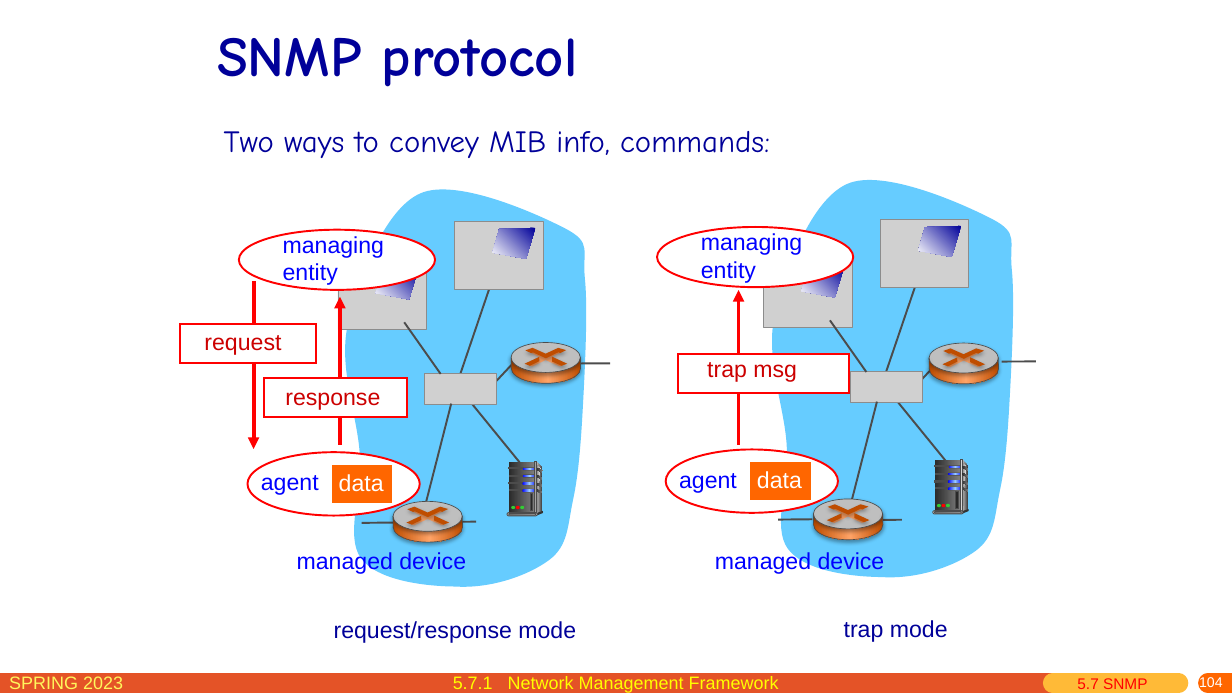
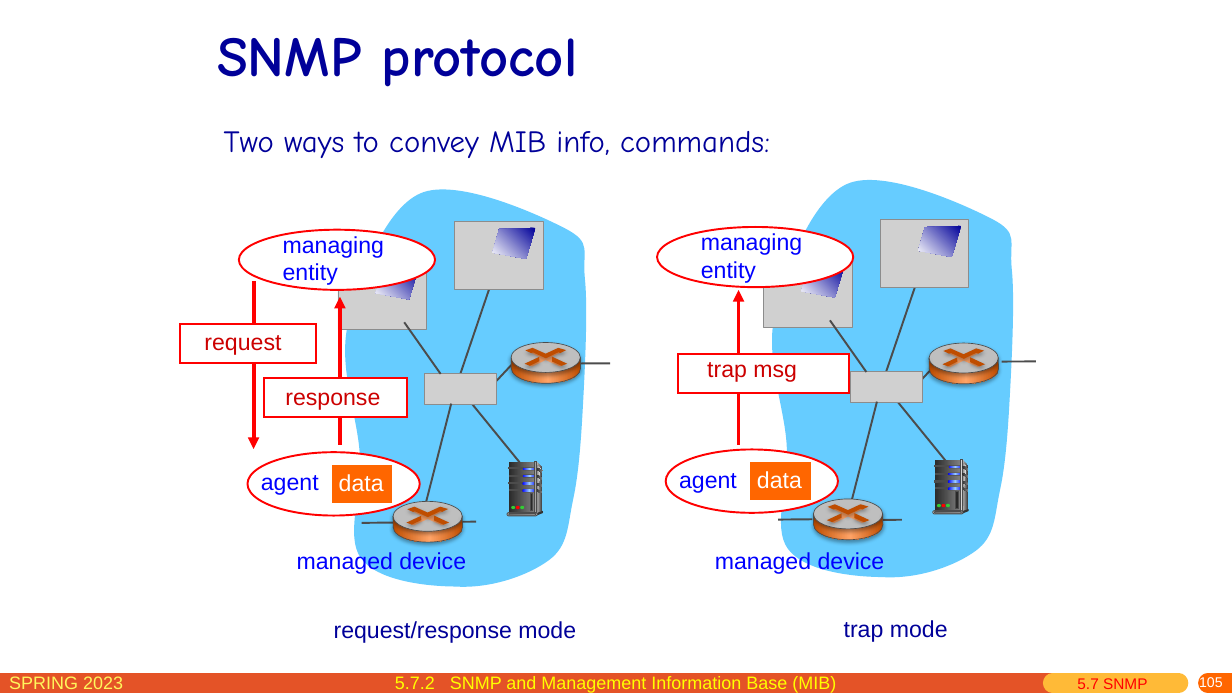
Before and after one commit to network-whu/slides, a slide deck: slide 105 of pptx/chapter5.pptx (slide 104 before the commit). Drawn at 1232x693 pixels with LibreOffice and Linux fonts; fonts in the diff are those of the drawing; grey boxes stand for pictures. Boxes give left, top, right and bottom in pixels: in the first picture for what was removed or moved away, otherwise in the second. Text is boxed around its words. In the diff, an @@ line names an element or a change of style, - is before the commit and + after.

```diff
--- a/pptx/chapter5.pptx
+++ b/pptx/chapter5.pptx
@@ text at [395, 676, 836, 693]: text changed @@
-5.7.1 Network Management Framework
+5.7.2 SNMP and Management Information Base (MIB)
@@ page number at [1199, 676, 1223, 691]: text changed @@
-104
+105
```
Also in this commit, not shown: 2 other slides changed.
